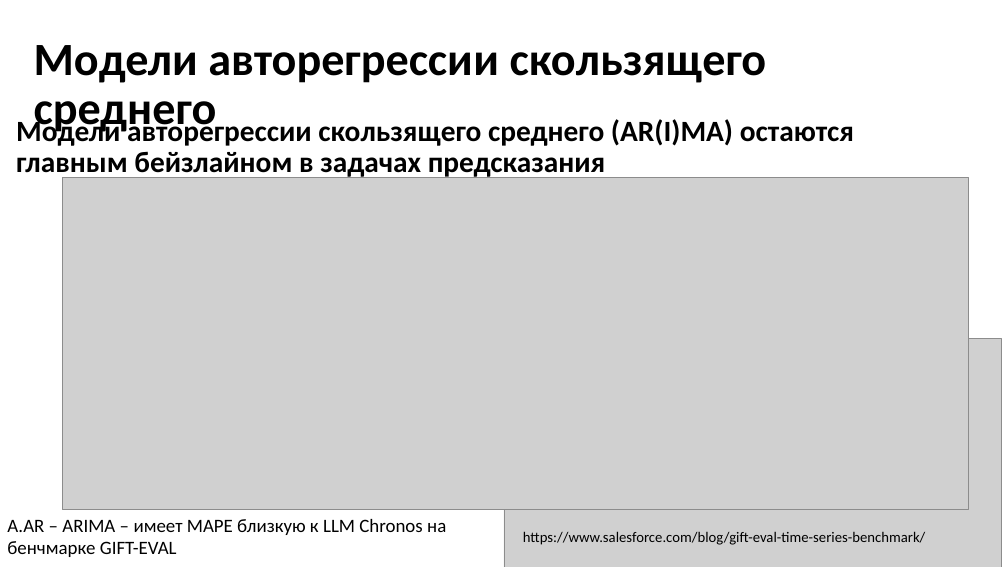
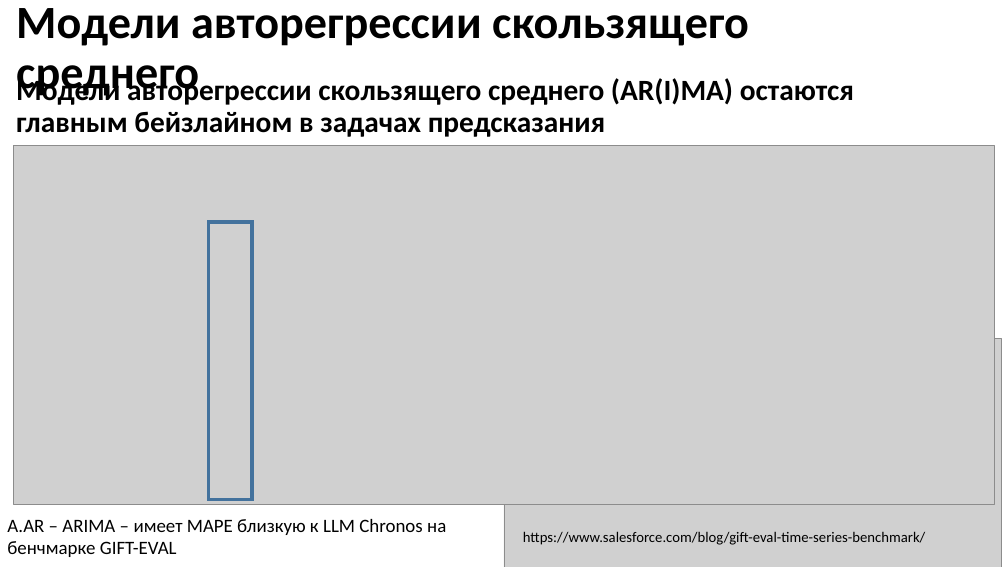
Before and after one commit to MVRonkin/TimeSeriesCourse, a slide deck: slide 2 of 2025/LEC/04-1 ARIMA new.pptx. Drawn at 1008x567 pixels with LibreOffice and Linux fonts; fonts in the diff are those of the drawing; grey boxes stand for pictures. Boxes give left, top, right and bottom in pixels: in the first picture for what was removed or moved away, otherwise in the second. Text is boxed around its words. In the diff, an @@ line names an element or a change of style, - is before the commit and + after.

```diff
--- a/2025/LEC/04-1 ARIMA new.pptx
+++ b/2025/LEC/04-1 ARIMA new.pptx
@@ title "Модели авторегрессии скользящего среднего": place and size @@
-title "Модели авторегрессии скользящего среднего" at (34, 45, 767, 136)
+title "Модели авторегрессии скользящего среднего" at (16, 8, 749, 99)
@@ text "Модели авторегрессии скользящего среднего (AR(I)MA) ...": place and size @@
-text "Модели авторегрессии скользящего среднего (AR(I)MA) ..." at (16, 116, 854, 180)
+text "Модели авторегрессии скользящего среднего (AR(I)MA) ..." at (16, 76, 854, 137)
@@ picture: place and size @@
-picture at (62, 178, 969, 510)
+picture at (14, 145, 994, 504)
@@ rectangle added at (209, 222, 253, 500), outline #43739E 3 pt @@
```
Also in this commit, not shown: 5 other slides changed, 33 slides added.
